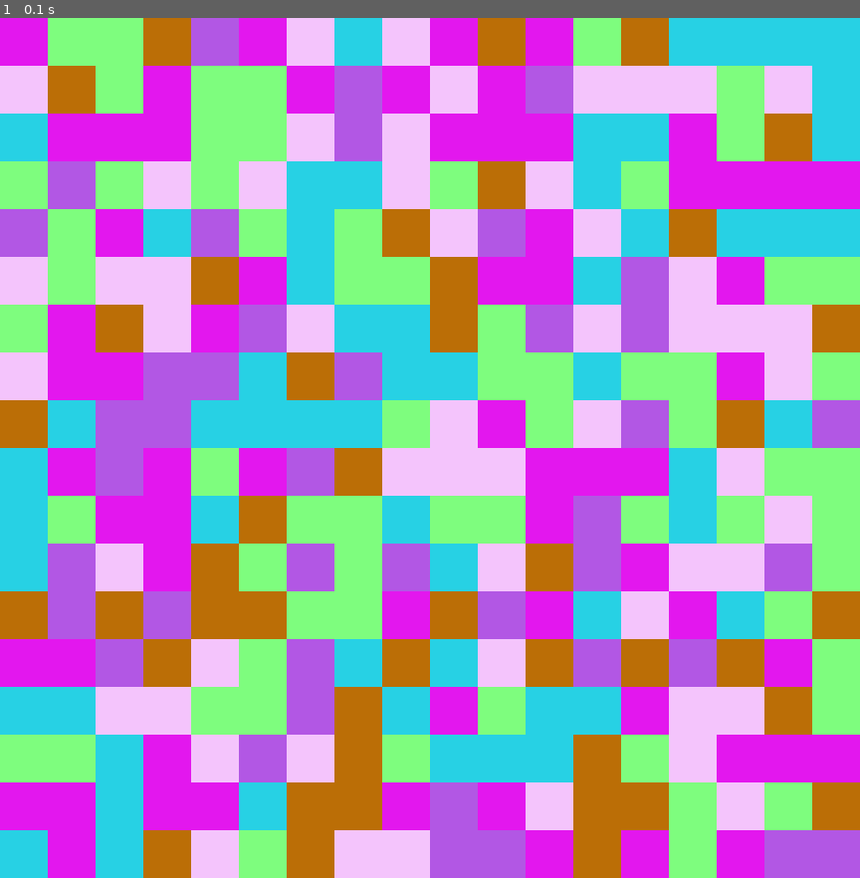
Above: before the commit, frame 1.
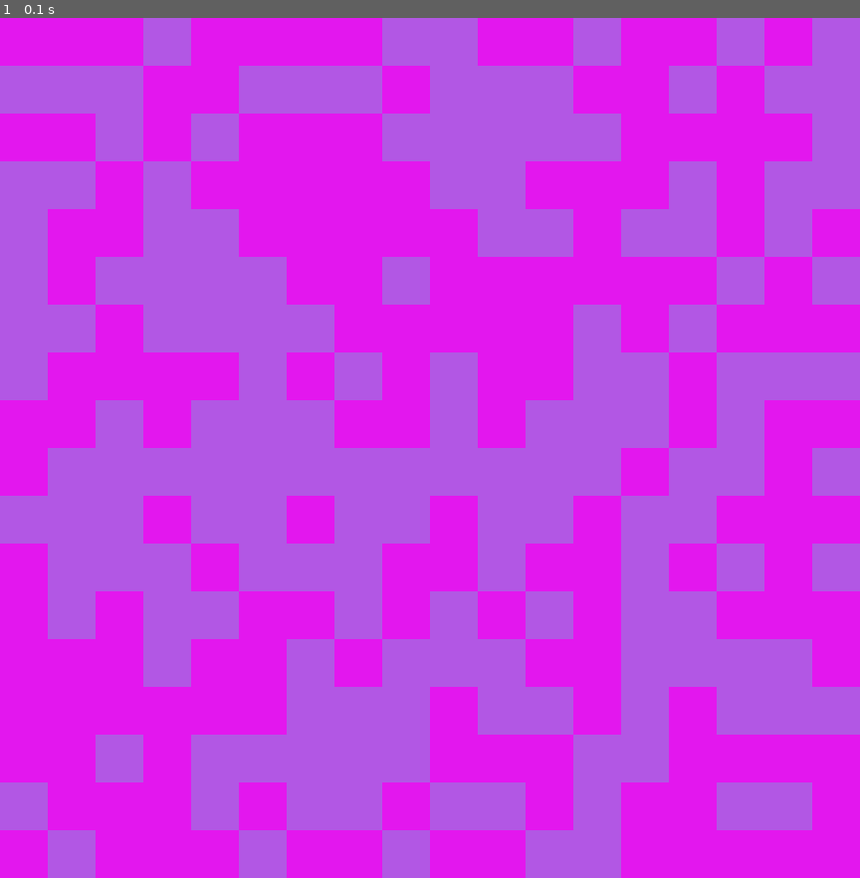
Above: after the commit, the same moment.

Repository: sandromund/pygame_flood_it
Game: pygame game, started from main.py
Same seed, same stepped clock (60 frames per second), same inputs: the game is played once before the commit and once after it.
Inputs:
- Up to frame 1 (0.1 s): no input

The runs differ from the first frame. In frame 1, 84% of the frame differs, in the area x 0-100%, y 0-100%.

Commit message:
Update main.py

Diff:
--- a/main.py
+++ b/main.py
@@ -4,12 +4,14 @@
 import pygame
 
 BOARD_SIZE = 18
-N_COLORS = 6
+N_COLORS = 2
 CELL_SIZE = 50
 BACKGROUND_COLOR = (194, 173, 138)
 
 colors = np.random.randint(255, size=(N_COLORS, 3))
 board = np.random.randint(N_COLORS, size=(BOARD_SIZE, BOARD_SIZE))
+connected = np.zeros(shape=(BOARD_SIZE, BOARD_SIZE))
+connected[0][0] = 1
 window_size = CELL_SIZE * BOARD_SIZE
 pygame.init()
 screen = pygame.display.set_mode((window_size, window_size))
@@ -57,6 +59,24 @@
     return x_new, y_new
 
 
+def find_connection():
+    queue = [(0, 0)]
+    while len(queue) > 0:
+        x_i, y_j = queue.pop(0)
+        if board[x_i][y_j] == 1:
+            continue
+        for i, j in [(0, 1), (0, -1), (1, 0), (-1, 0)]:
+            x_t = x_i + i
+            y_t = y_j + j
+            if 0 <= x_t < BOARD_SIZE and 0 <= y_t < BOARD_SIZE:
+                print(x_t, y_t)
+                if board[x_t][y_t] == board[0][0]:
+                    connected[x_t][y_t] = 1
+                    queue.append((x_t, y_t))
+
+
+find_connection()
+
 running = True
 while running:
     for event in pygame.event.get():
@@ -66,8 +86,10 @@
         if mouse_buttons[0]:
             x, y = get_color_of_clicked_rect(event.pos)
             print(x, y)
+            print(connected)
     screen.fill(BACKGROUND_COLOR)
     draw_board()
+
     pygame.display.flip()
 
 pygame.quit()
